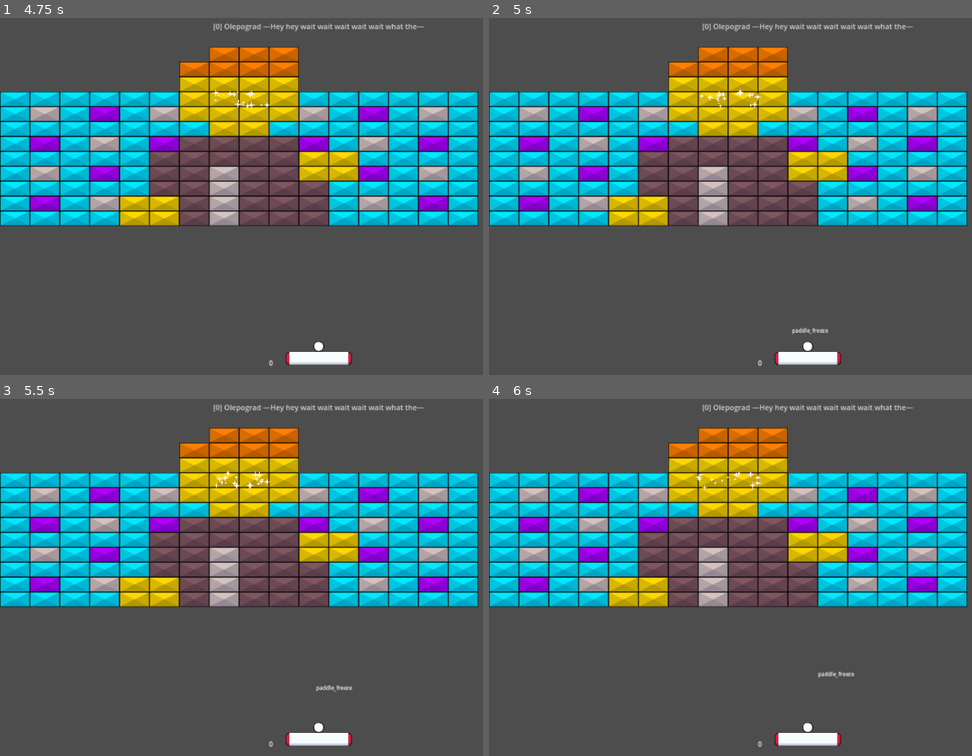
Above: before the commit, frames 1-4 (two rows, left to right).
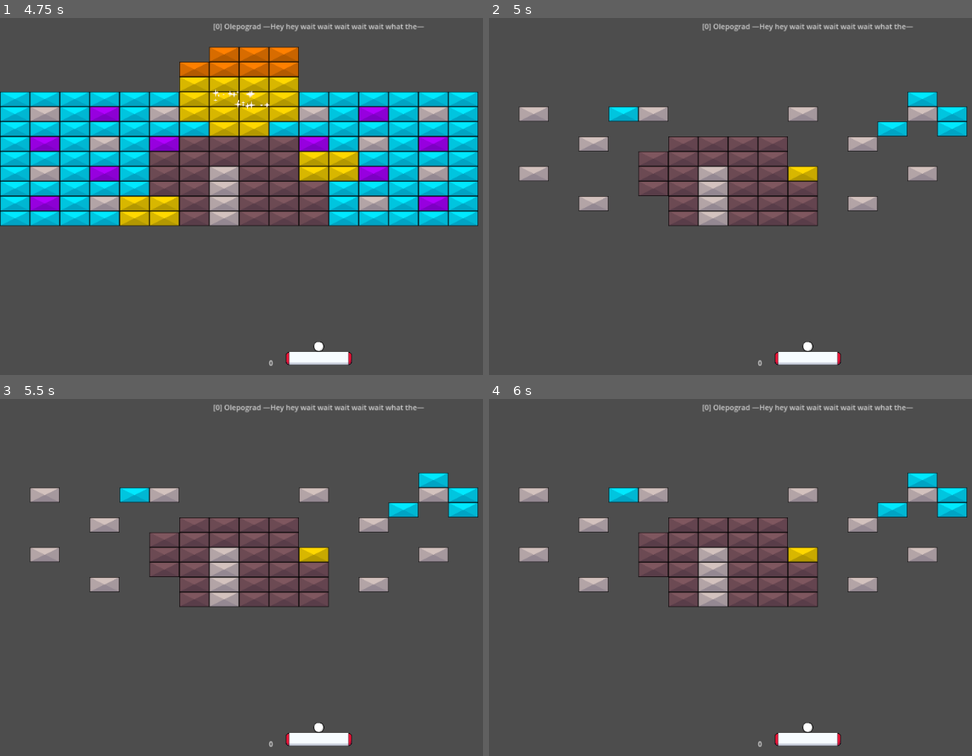
Above: after the commit, the same moments.

Repository: O-39889/brickout
Game: Godot game, scene res://scenes/levels_new/main_campaign/wwwwwwtf.tscn
The game is run twice, just before and just after one commit, with the same random seed, the same clock (stepped at 60 frames per second) and the same inputs. This scene is started directly instead of the project's main scene.
Inputs (mouse positions are in pixels of both pictures, inside the frame that each line leads up to):
- Up to frame 1 (4.75 s): tap Enter at 0.5 s; move the mouse to (309, 200) at 0.52 s; click (309, 200) at 0.67 s; move the mouse to (367, 200) at 1.27 s; click (367, 200) at 1.42 s; move the mouse to (270, 192) at 2.02 s; click (270, 192) at 2.17 s; move the mouse to (328, 196) at 2.77 s; click (328, 196) at 2.92 s; tap R (debug_restart) at 3.5, 4.25 s; move the mouse to (294, 189) at 3.52 s; click (294, 189) at 3.67 s; tap F1 (debug_1) at 4.15 s; move the mouse to (352, 192) at 4.27 s; click (352, 192) at 4.42 s
- Up to frame 2 (5 s): tap F5 (debug_5) at 4.9 s
- Up to frame 3 (5.5 s): move the mouse to (284, 577) at 5.02 s; click (284, 577) at 5.17 s
- Up to frame 4 (6 s): move the mouse to (822, 570) at 5.77 s; click (822, 570) at 5.92 s

Frame 1 is identical in both runs. In frame 2, 28% of the frame differs, in the area x 0-100%, y 8-89%; in frame 3, 28%; in frame 4, 28%.

Commit message:
Start (!) implementing level progression
Right now it at least can load an arbitrary level; not much else done though, or at least tested

Diff:
--- a/scripts/level_components/brick_component.gd
+++ b/scripts/level_components/brick_component.gd
@@ -14,9 +14,12 @@
 	if (by is Ball and by.state == Ball.BallState.Acid
 		and brick is RegularBrick
 		and not brick.is_reinforced): # le short circuit evaluation, baby
+		# snippedi snappedi :DDDDDDDDDDDD
 		GameProgression.add_score(maxi(snappedi(brick.get_points() * 0.666667, 100), 100));
 	else:
-		GameProgression.add_score(brick.get_points());
+		# testing purposes: don't get points from bricks yet
+		#GameProgression.add_score(brick.get_points());
+		pass
 
 	if brick.is_in_group(&'destructible_bricks'):
 		# I guess because the brick queue_frees itself so you gotta wait for it
--- a/scripts/main_level.gd
+++ b/scripts/main_level.gd
@@ -166,6 +166,7 @@
 		#gui.remove_timer(Powerup.TimedPowerup.GhostPaddle);
 
 
+# OVERRIDE FROM Level
 func finish():
 	if state != Level.LevelCompletionState.None:
 		return;
@@ -176,11 +177,21 @@
 		#func(): get_window().title = 'Main menu!');
 	await get_tree().create_timer(1.0).timeout;
 	for ball : Ball in get_tree().get_nodes_in_group(&'balls'):
-		GameProgression.score += 1000;
-		await get_tree().create_timer(0.5).timeout;
+		GameProgression.add_score(1000);
+		# lmao
+		await get_tree().create_timer(1000.0 / 600.0).timeout;
 	await get_tree().create_timer(1.0).timeout;
+	# TODO: ADD LEVEL CLEAR MENU AND OTHER STUFF
+	# WAIT WHICH ONE I WAS SUPPOSED TO BE USING
+	#assert(false and false and false or false or false, 'Hi!');
+	# whatever, fur now I'll just make it forcibly go to the next level
+	# to test out the next level thing too
+	# maybe not even continue with the same points etc but just start
+	# the new game with the next levle
+	GameProgression.new_game(GameProgression.current_level_idx + 1);
+	return;
 	get_tree().physics_frame.connect(func():
-		if randf() < 0.0001:
+		if randf() < 0.0001: # ??? lmao idk lol let's see
 			get_tree().reload_current_scene());
 
 
@@ -224,5 +235,11 @@
 			powerup_component._request_powerup('sticky_paddle',
 				paddle.position - Vector2(0, 69));
 		if event.is_action_pressed("debug_5"):
+			var briccs := get_tree().get_nodes_in_group(&'destructible_bricks');
+			var ninety_five := int(briccs.size() * 0.95);
+			briccs.shuffle();
+			for i in ninety_five:
+				briccs[i].queue_free();
+			return;
 			powerup_component._request_powerup('paddle_freeze',
 				paddle.position - Vector2(0, 69))
--- a/scripts/main_level_template.gd
+++ b/scripts/main_level_template.gd
@@ -2,6 +2,8 @@
 class_name MainLevelTemplate extends Node;
 
 
+# so it's apparently 10 per 1/60s frame which is 600 per second
+# which is 1.(6) seconds for 1000 points for a ball
 const SCORE_CHANGE_SPEED := 10; # framerate dependent i don't care lmao
 
 const TIMER_CONTAINER_PACKED := preload("res://scenes/gui/timer_container.tscn");
--- a/scripts/singletons/game_progression.gd
+++ b/scripts/singletons/game_progression.gd
@@ -5,6 +5,7 @@
 # the gameplay ones in the subviewport?
 
 const EXTRA_LIFE_MULTIPLIER : int = 25000;
+const INITIAL_LIVES : int = 3;
 
 const LEVEL_TEMPLATE_PACKED : PackedScene = preload("res://scenes/levels_new/main_level_template.tscn");
 
@@ -17,22 +18,63 @@
 
 var current_level : MainLevel;
 var current_level_idx : int;
-
-@onready var score : int = 0:
-	get:
-		return score;
-	set(value):
-		_set_score(value, false);
-
-@onready var lives : int = 3:
-	get:
-		return lives;
-	set(value):
-		lives = maxi(value, 0);
-		EventBus.lives_changed.emit();
-@onready var time_total : float = 0.0;
+# just to choose whether to have the continue button enabled or not
+# and also whether to s	how the prompt when starting a new game
+var has_progress : bool = false;
+
+# I hate how you do that onready stuff for no reason altogether
+# like, just set these to default values
+# and then just set those to
+var score : int = 0;
+var lives : int = INITIAL_LIVES;
+var time_total : float = 0.0;
+# For keeping track of how many lives the player has already earned during
+# the current playthrough.
 @warning_ignore("integer_division")
-@onready var extra_lives_earned : int = score / EXTRA_LIFE_MULTIPLIER;
+var extra_lives_earned : int = score / EXTRA_LIFE_MULTIPLIER;
+
+## Variables for keeping track of what score the player had when starting
+## a level (to reset to that value when exiting to main menu in the middle
+## of a game).
+var last_level_score : int = score;
+var last_level_lives : int = lives;
+var last_level_time_total : float = time_total;
+var last_level_extra_lives_earned : int = extra_lives_earned;
+
+# why is everything in here commented out?
+# oh wait I see they're already kind of defined above
+# and there they have two: for the current total (without prefix)
+# and for the result from the last level before the current one
+# (with the last_level prefix)
+### Total time spent in the levels playing.
+#var time_total : float = 0.0;
+## whatever lmao
+#var _score : int = 0;
+#var _lives : int = INITIAL_LIVES;
+#
+### Score when starting the recent level, gets stored and then overwrites
+### the current score value when exiting from the level to the main menu.
+#var last_level_score : int = _score;
+### The same as with last_level_score, but for lives.
+#var last_level_lives : int = _lives;
+### The same as with last_level_score, but for the time total stat,
+#var last_level_time_total : float = time_total;
+
+#@onready var score : int = _score:
+	#get:
+		#return _score;
+	#set(value):
+		#_set_score(value, false);
+#
+#@onready var lives : int = _lives:
+	#get:
+		#return _lives;
+	#set(value):
+		#_set_lives(value, false);
+# this stuff should be never reset to 0 in fact, I think
+# I mean, until we actually start working with save files
+# but for now nopesies
+var max_level_reached : int = 0;
 
 
 func _ready() -> void:
@@ -41,36 +83,157 @@
 		level_campaign[i] = main_campaign_dir.path_join(
 			level_campaign[i] + '.tscn'
 		);
-	set_current_level(0);
-
-
+	set_current_level(0); # TODO: load from autosave lmao
+	score = 0; # TODO: load from autosave
+	last_level_score = score;
+	lives = INITIAL_LIVES; # TODO: load from autosave
+	last_level_lives = lives;
+	time_total = 0.0; # TODO: load from ottosave
+	last_level_time_total = time_total;
+	extra_lives_earned = score / EXTRA_LIFE_MULTIPLIER; # TODO: nah this is perfect
+	last_level_extra_lives_earned = extra_lives_earned;
+
+## If idx = -1, then it just takes in the current index
 func set_current_level(idx: int = -1) -> void:
 	if idx >= 0:
 		current_level_idx = idx;
-		current_level = load(level_campaign[current_level_idx]).instantiate();
-
-
+	current_level = load(level_campaign[current_level_idx]).instantiate();
+	max_level_reached = maxi(current_level_idx, max_level_reached);
+
+#region Switching between levels and everything
+# first, I'm just gonna make those work
+# and after that I'll refactor it and move duplicating code
+# into separate functions if needed
+
+## Gets called after starting a new game by pressing a button in the
+## level select menu.
+## Also gets called on pressing the resta(u)r(an)t button on the
+## game over screen (but in this case, it would have the level index
+## as the current one)
 func new_game(level_idx: int = 0) -> void:
-	set_current_level(level_idx);
-	load_level();
-
-
-func load_level() -> void:
+	score = 0;
+	lives = INITIAL_LIVES;
+	extra_lives_earned = 0;
+	time_total = 0.0;
+
+	last_level_score = score;
+	last_level_lives = lives;
+	last_level_time_total = time_total;
+	last_level_extra_lives_earned = extra_lives_earned;
+
+	time_total = 0.0;
+	current_level_idx = level_idx;
+	time_total = 0.0;
+	current_level = load(level_campaign[current_level_idx]).instantiate();
 	get_tree().change_scene_to_file("res://scenes/levels_new/main_level_template.tscn");
-	# tada! ...???
+	has_progress = true;
+
+## Gets called after pressing a continue button on the level clear screen
+## (not immediately, after a fade out transition but still)
+func next_level() -> void:
+	# update the last level stats to match the current ones
+	# (because the current level just becomes the last one duh)
+	last_level_score = score;
+	last_level_lives = lives;
+	last_level_time_total = time_total;
+	last_level_extra_lives_earned = extra_lives_earned;
+	# and of course it's the next level
+	current_level_idx += 1;
+	# of course update the max level reached
+	max_level_reached = maxi(max_level_reached, current_level_idx);
+	# and load the next levle
+	current_level = load(level_campaign[current_level_idx]).instantiate();
+	get_tree().change_scene_to_file("res://scenes/levels_new/main_level_template.tscn");
+
+## Called when exiting to main menu after clearing a level.
+func exit_after_clear() -> void:
+	last_level_score = score;
+	last_level_lives = lives;
+	last_level_time_total = time_total;
+	last_level_extra_lives_earned = extra_lives_earned;
+
+	current_level_idx += 1;
+	max_level_reached = maxi(current_level_idx, max_level_reached);
+	current_level = load(level_campaign[current_level_idx]).instantiate();
+
+## Called when exiting to main menu in the middle of a level.
+## TODO: MAKE THIS ACTUALLY WORK, JUST SCREW IT WE'RE DOING THIS MY WAY
+# 1) keep a separate time and score and lives tracker for right before starting a levle
+# 2) when leaving the level, display a prompt saying that all progress on the current level will be lost
+# 3) just set the progress to that thing
+func exit_to_menu() -> void:
+	score = last_level_score;
+	lives = last_level_lives;
+	time_total = last_level_time_total;
+	extra_lives_earned = last_level_extra_lives_earned;
+	get_tree().change_scene_to_file("res://scenes/title_screen.tscn");
+
+## Called when clicking the Continue button after clearing the level
+## and exiting to main menu.
+func continue_after_clear() -> void:
+	pass
+
+## Called when clicking the Continue button after exiting to the main menu
+## in the middle of a level, erasing all progress beforehand.
+func continue_after_exit() -> void:
+	score = last_level_score;
+	lives = last_level_lives;
+	extra_lives_earned = last_level_extra_lives_earned;
+	time_total = last_level_time_total;
+	# TODO: load the level etc
+
+## Called when pressing a main menu button on the game over screen.
+# TODO: actually make some kind of local leaderboard where the player
+# could just put their score and it would also have stuff like
+# the time when the session was started (TODO: add!) and ended? and stats
+# and username (add funny username easter eggs!)
+func exit_after_game_over() -> void:
+	has_progress = false;
+
+	score = 0;
+	lives = INITIAL_LIVES;
+	time_total = 0.0;
+	extra_lives_earned = 0;
+
+	last_level_score = score;
+	last_level_lives = lives;
+	last_level_time_total = time_total;
+	last_level_extra_lives_earned = extra_lives_earned;
+
+	get_tree().change_scene_to_file("res://scenes/title_screen.tscn");
+
+#endregion
+
+
+# TODO: OTHER STUFF AS WELL (like lives and whatever)
+func set_score(value: int) -> void:
+	var old_val := score;
+	score = value;
+	if score >= (extra_lives_earned + 1) * EXTRA_LIFE_MULTIPLIER:
+		increment_lives();
+	EventBus.score_changed.emit(value - old_val);
+
+
+func add_score(value: int) -> void:
+	set_score(score + value);
+
+
+# TODO: other stuff ?
+func set_lives(value: int) -> void:
+	lives = maxi(0, value);
+	EventBus.lives_changed.emit();
+
+
+func increment_lives() -> void:
+	set_lives(lives + 1);
+
+
+func decrement_lives() -> void:
+	set_lives(lives - 1);
 
 
 func _on_life_lost() -> void:
-	lives -= 1;
+	lives -= 1; # should I emit the lives changed signal? idk lol
+	# actually gotta find out where does it even update the live counter lol
 	if lives == 0:
 		pass # gameover !! haha
-
-
-func _set_score(value: int, silent: bool = false) -> void:
-	var old_val = score;
-	score = maxi(value, 0);
-	if score >= (extra_lives_earned + 1) * EXTRA_LIFE_MULTIPLIER:
-		lives += 1;
-		extra_lives_earned += 1;
-	if not silent:
-		EventBus.score_changed.emit(score - old_val);
